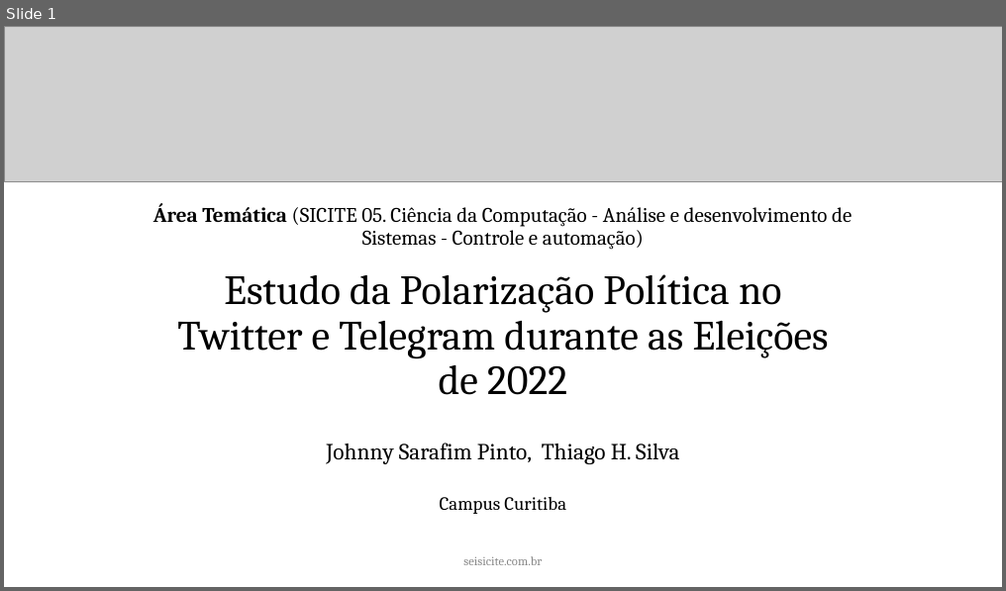
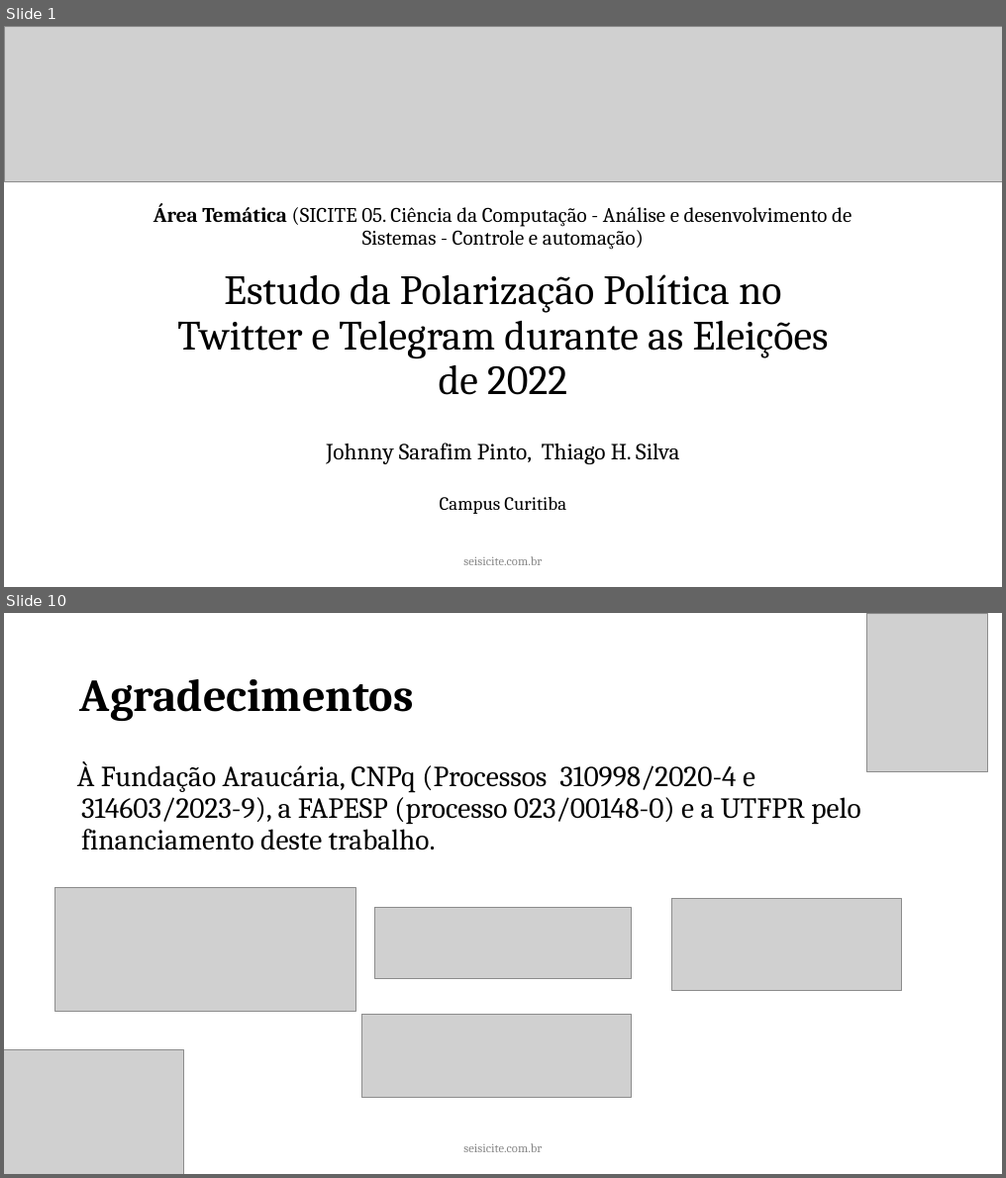
Before and after one commit to joojkun/sicite-2023-apresentacao, a slide deck: 2023 - Template Apresentação ✅.pptx. Shown one above the other, each under a label of ours: slide 1 before the commit, slides 1 and 10 after it; the slides between them are not shown. The pictures are 1006x591 and 1006x1178 pixels, drawn with LibreOffice and Linux fonts; fonts in the diff are those of the drawing; grey boxes stand for pictures. Boxes give left, top, right and bottom in pixels: in the first picture for what was removed or moved away, otherwise in the second. Text is boxed around its words. In the diff, an @@ line names an element or a change of style, - is before the commit and + after.

```diff
--- a/2023 - Template Apresentação ✅.pptx
+++ b/2023 - Template Apresentação ✅.pptx
@@ slide 10 added at (4,613,1002,1174), background #FFFFFF @@
@@ picture added at (867,613,988,772) @@
@@ title added at (80,679,414,721), 44 pt, text #000000, bold @@
+Agradecimentos
@@ text added at (77,761,860,851), 28 pt, text #000000 @@
+À Fundação Araucária, CNPq (Processos 310998/2020-4 e 314603/2023-9), a FAPESP (processo 023/00148-0) e a UTFPR pelo financiamento deste trabalho.
@@ picture added at (54,888,355,1011) @@
@@ picture added at (374,908,632,978) @@
@@ picture added at (672,899,902,991) @@
@@ picture added at (361,1014,632,1097) @@
@@ picture added at (4,1051,183,1174) @@
@@ text added at (463,1144,542,1153), 12 pt, text #888888 @@
+seisicite.com.br
```
Also in this commit, not shown: 3 slides changed, 7 other slides added, 1 slide removed.
